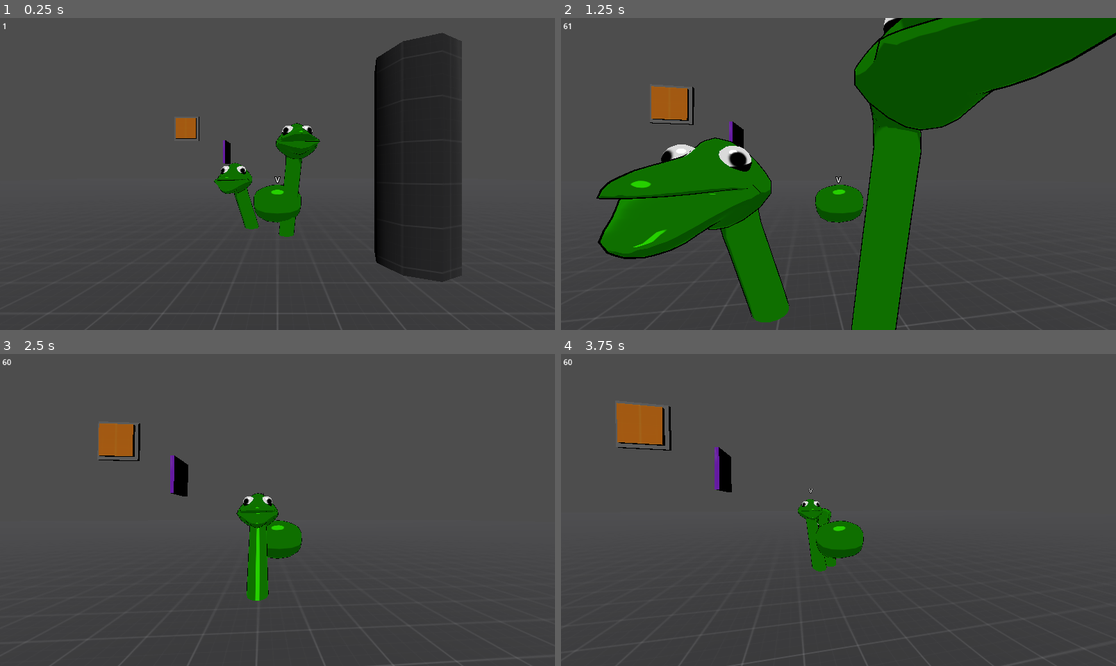
Above: before the commit, frames 1-4 (two rows, left to right).
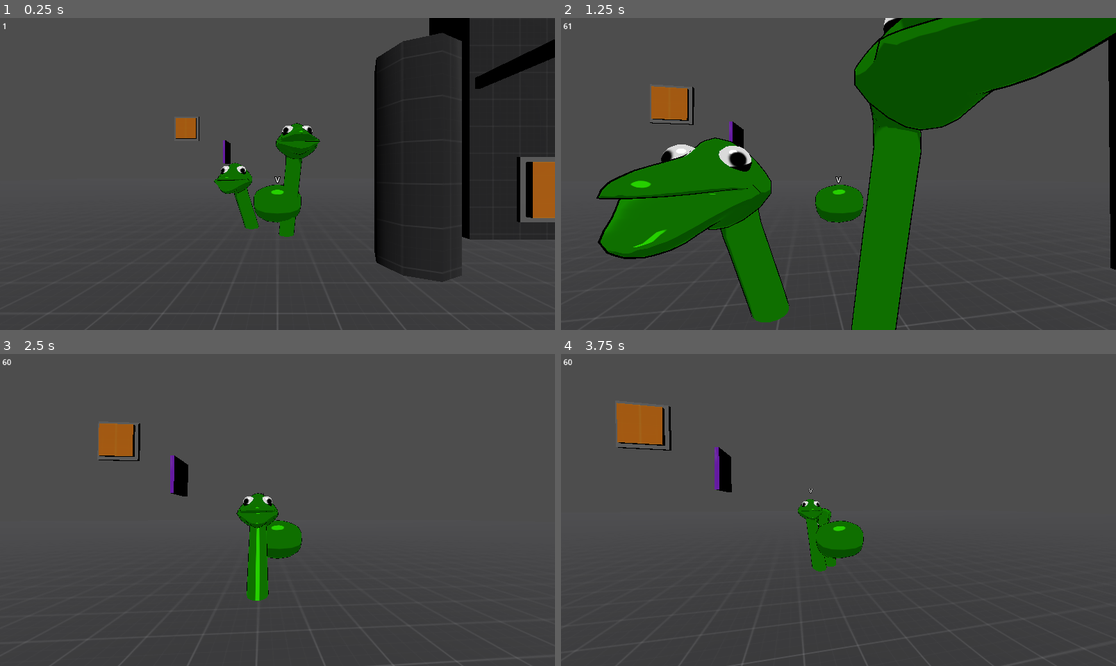
Above: after the commit, the same moments.

Repository: Norodix/Hydradynamic
Game: Godot game, scene res://Source/Environment/world.tscn
Same seed, same stepped clock (60 frames per second), same inputs: the game is played once before the commit and once after it.
Inputs (mouse positions are in pixels of both pictures, inside the frame that each line leads up to):
- Up to frame 1 (0.25 s): no input
- Up to frame 2 (1.25 s): tap Enter at 0.5 s; move the mouse to (866, 174) at 0.52 s; hold W (Forward) from 0.53 s (still down); hold Ctrl (Sneak) from 0.53 s (still down)
- Up to frame 3 (2.5 s): keep holding W (Forward); move the mouse to (249, 510) at 1.27 s; release Ctrl (Sneak) at 1.28 s; tap Space (control_next) at 1.35 s; move the mouse to (288, 503) at 2.02 s; hold Ctrl (Sneak) from 2.03 s (still down)
- Up to frame 4 (3.75 s): keep holding W (Forward); move the mouse to (832, 516) at 2.77 s; release Ctrl (Sneak) at 2.78 s; tap Space (control_next) at 2.85 s; move the mouse to (877, 513) at 3.52 s; hold Ctrl (Sneak) from 3.53 s (still down)

The runs differ from the first frame. In frame 1, 12% of the frame differs, in the area x 77-100%, y 0-72%; in frame 2, 0.9%; in frame 3, less than 0.1%; in frame 4, less than 0.1%.
Error in both runs: Invalid access to property or key 'mesh' on a base object of type 'null instance'. (res://Source/Characters/hydra_head.gd:9)

Commit message:
Add guillotine

Diff:
--- a/Source/Environment/world.tscn
+++ b/Source/Environment/world.tscn
@@ -1,9 +1,10 @@
-[gd_scene load_steps=12 format=3 uid="uid://bbeut346ktej"]
+[gd_scene load_steps=13 format=3 uid="uid://bbeut346ktej"]
 
 [ext_resource type="Texture2D" uid="uid://bkyxeyiy7jsyp" path="res://Assets/PNG/Dark/texture_01.png" id="1_cgb1k"]
 [ext_resource type="PackedScene" uid="uid://bsvo6t20dqbyi" path="res://Source/Characters/hydra.tscn" id="2_8nqyj"]
 [ext_resource type="PackedScene" uid="uid://ckwksmr4pnin8" path="res://Source/Props/Button.tscn" id="3_rpdyj"]
 [ext_resource type="Texture2D" uid="uid://d2idl5s26hxap" path="res://Assets/PNG/Purple/texture_01.png" id="4_0jogx"]
+[ext_resource type="PackedScene" uid="uid://saif5mw6qob8" path="res://Source/Props/Guillotine.tscn" id="5_xjt62"]
 
 [sub_resource type="StandardMaterial3D" id="StandardMaterial3D_vvvsb"]
 albedo_texture = ExtResource("1_cgb1k")
@@ -56,6 +57,18 @@
 transform = Transform3D(1, 0, 0, 0, 1, 0, 0, 0, 1, 1.8564, 0, 1.48256)
 height = 5.40871
 
+[node name="CSGBox3D2" type="CSGBox3D" parent="CSGCombiner3D"]
+transform = Transform3D(1, 0, 0, 0, 1, 0, 0, 0, 1, 8.56916, 2.37588, 0)
+size = Vector3(10, 5, 1)
+
+[node name="CSGBox3D3" type="CSGBox3D" parent="CSGCombiner3D"]
+transform = Transform3D(1, 0, 0, 0, 1, 0, 0, 0, 1, 8.56916, 2.37588, 10)
+size = Vector3(10, 5, 1)
+
+[node name="CSGBox3D4" type="CSGBox3D" parent="CSGCombiner3D"]
+transform = Transform3D(-4.37114e-08, 0, -1, 0, 1, 0, 1, 0, -4.37114e-08, 13.0692, 2.37588, 5)
+size = Vector3(10, 5, 1)
+
 [node name="Hydra" parent="." instance=ExtResource("2_8nqyj")]
 transform = Transform3D(1, 0, 0, 0, 1, 0, 0, 0, 1, 0, 0.637836, 0)
 
@@ -88,4 +101,12 @@
 [node name="MeshInstance3D" type="MeshInstance3D" parent="CutterBox"]
 mesh = SubResource("BoxMesh_v64ln")
 
+[node name="Guillotine" parent="." instance=ExtResource("5_xjt62")]
+transform = Transform3D(-4.37114e-08, 0, -1, 0, 1, 0, 1, 0, -4.37114e-08, 3.72057, 0, 1.35638)
+
+[node name="Button2" parent="." instance=ExtResource("3_rpdyj")]
+transform = Transform3D(1, 0, 0, 0, -4.37114e-08, -1, 0, 1, -4.37114e-08, 5.0422, 0.930834, 0.501533)
+shots = -1
+
 [connection signal="push" from="Button" to="CutterBox" method="cut"]
+[connection signal="push" from="Button2" to="Guillotine" method="cut"]
--- /dev/null
+++ b/Source/Props/Guillotine.gd
@@ -0,0 +1,18 @@
+extends Node3D
+
+var can_cut = true
+@onready var anim_player = $AnimationPlayer
+@onready var shape = $Area3D/CollisionShape3D
+
+
+func cut():
+	if can_cut:
+		can_cut = false
+		shape.set_deferred("disabled", false)
+		anim_player.play("Cut")
+		await anim_player.animation_finished
+		shape.set_deferred("disabled", true)
+		await get_tree().create_timer(1).timeout
+		anim_player.play_backwards("Cut")
+		await anim_player.animation_finished
+		can_cut = true
--- /dev/null
+++ b/Source/Props/Guillotine.tscn
@@ -0,0 +1,67 @@
+[gd_scene load_steps=7 format=3 uid="uid://saif5mw6qob8"]
+
+[ext_resource type="Script" path="res://Source/Props/Guillotine.gd" id="1_c4osa"]
+
+[sub_resource type="BoxShape3D" id="BoxShape3D_425wf"]
+size = Vector3(2, 3, 0.1)
+
+[sub_resource type="BoxMesh" id="BoxMesh_kpgn1"]
+size = Vector3(2, 0.2, 0.1)
+
+[sub_resource type="Animation" id="Animation_tvivt"]
+resource_name = "Cut"
+length = 0.2
+tracks/0/type = "value"
+tracks/0/imported = false
+tracks/0/enabled = true
+tracks/0/path = NodePath("MeshInstance3D:position")
+tracks/0/interp = 1
+tracks/0/loop_wrap = true
+tracks/0/keys = {
+"times": PackedFloat32Array(0, 0.2),
+"transitions": PackedFloat32Array(1, 1),
+"update": 0,
+"values": [Vector3(0, 2.9, 0), Vector3(0, 0.1, 0)]
+}
+
+[sub_resource type="Animation" id="Animation_3ptar"]
+length = 0.001
+tracks/0/type = "value"
+tracks/0/imported = false
+tracks/0/enabled = true
+tracks/0/path = NodePath("MeshInstance3D:position")
+tracks/0/interp = 1
+tracks/0/loop_wrap = true
+tracks/0/keys = {
+"times": PackedFloat32Array(0),
+"transitions": PackedFloat32Array(1),
+"update": 0,
+"values": [Vector3(0, 2.9, 0)]
+}
+
+[sub_resource type="AnimationLibrary" id="AnimationLibrary_oe0lv"]
+_data = {
+"Cut": SubResource("Animation_tvivt"),
+"RESET": SubResource("Animation_3ptar")
+}
+
+[node name="Guillotine" type="Node3D"]
+script = ExtResource("1_c4osa")
+
+[node name="Area3D" type="Area3D" parent="."]
+collision_layer = 16
+collision_mask = 0
+
+[node name="CollisionShape3D" type="CollisionShape3D" parent="Area3D"]
+transform = Transform3D(1, 0, 0, 0, 1, 0, 0, 0, 1, 0, 1.5, 0)
+shape = SubResource("BoxShape3D_425wf")
+disabled = true
+
+[node name="MeshInstance3D" type="MeshInstance3D" parent="."]
+transform = Transform3D(1, 0, 0, 0, 1, 0, 0, 0, 1, 0, 2.9, 0)
+mesh = SubResource("BoxMesh_kpgn1")
+
+[node name="AnimationPlayer" type="AnimationPlayer" parent="."]
+libraries = {
+"": SubResource("AnimationLibrary_oe0lv")
+}
--- a/project.godot
+++ b/project.godot
@@ -93,6 +93,11 @@
 "events": [Object(InputEventKey,"resource_local_to_scene":false,"resource_name":"","device":-1,"window_id":0,"alt_press …(182 unchanged characters)…
 ]
 }
+Restart={
+"deadzone": 0.5,
+"events": [Object(InputEventKey,"resource_local_to_scene":false,"resource_name":"","device":-1,"window_id":0,"alt_pressed":false,"shift_pressed":false,"ctrl_pressed":false,"meta_pressed":false,"pressed":false,"keycode":0,"physical_keycode":82,"key_label":0,"unicode":114,"echo":false,"script":null)
+]
+}
 
 [layer_names]
 
